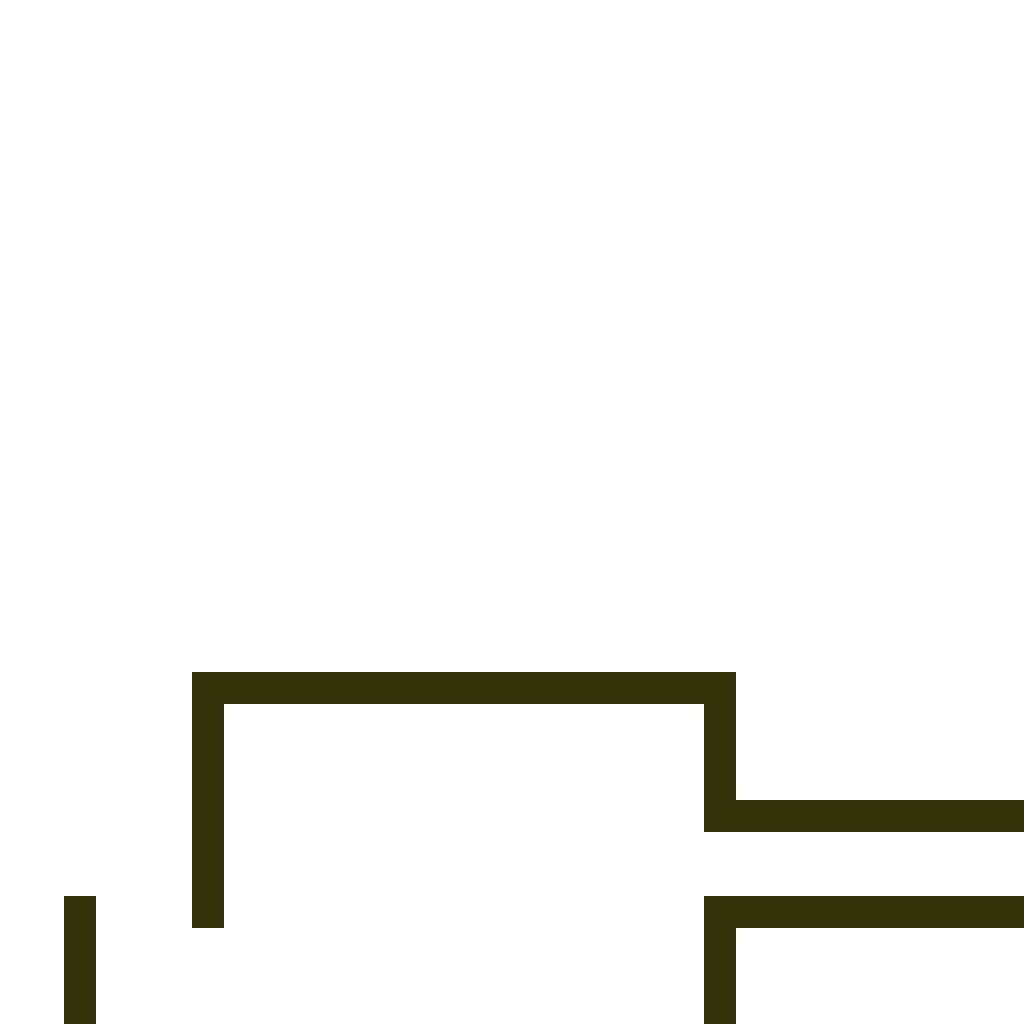
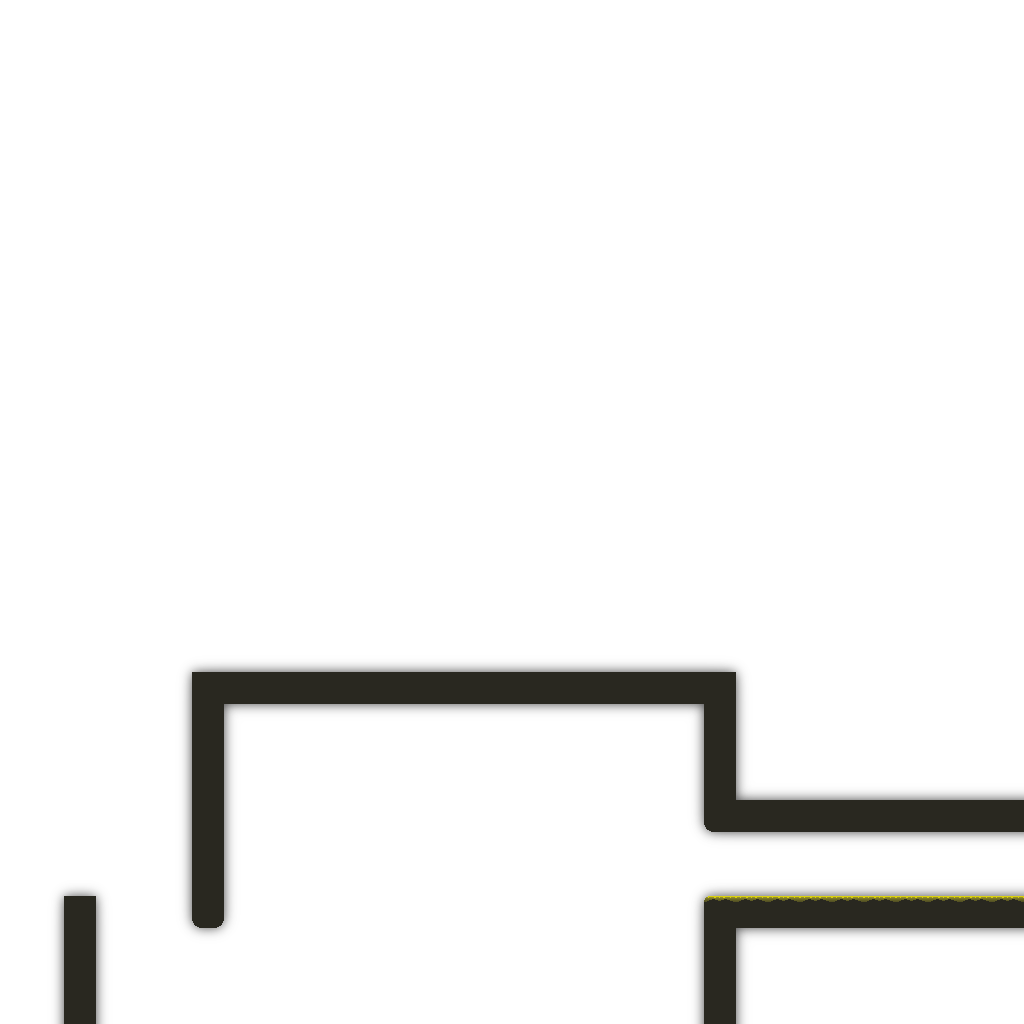
Revision of a layered (1024, 1024) image; what changed, layer by layer:
added layer "Layer 2 copy" above "Layer 2 copy 2" over box(64, 672, 1024, 1024)
added layer "Layer 2 copy 2" (50%) above "Layer 2" over box(51, 659, 1024, 1024)
"Layer 2": opacity 100% → 50%, painted on it over box(51, 659, 1024, 1024)
